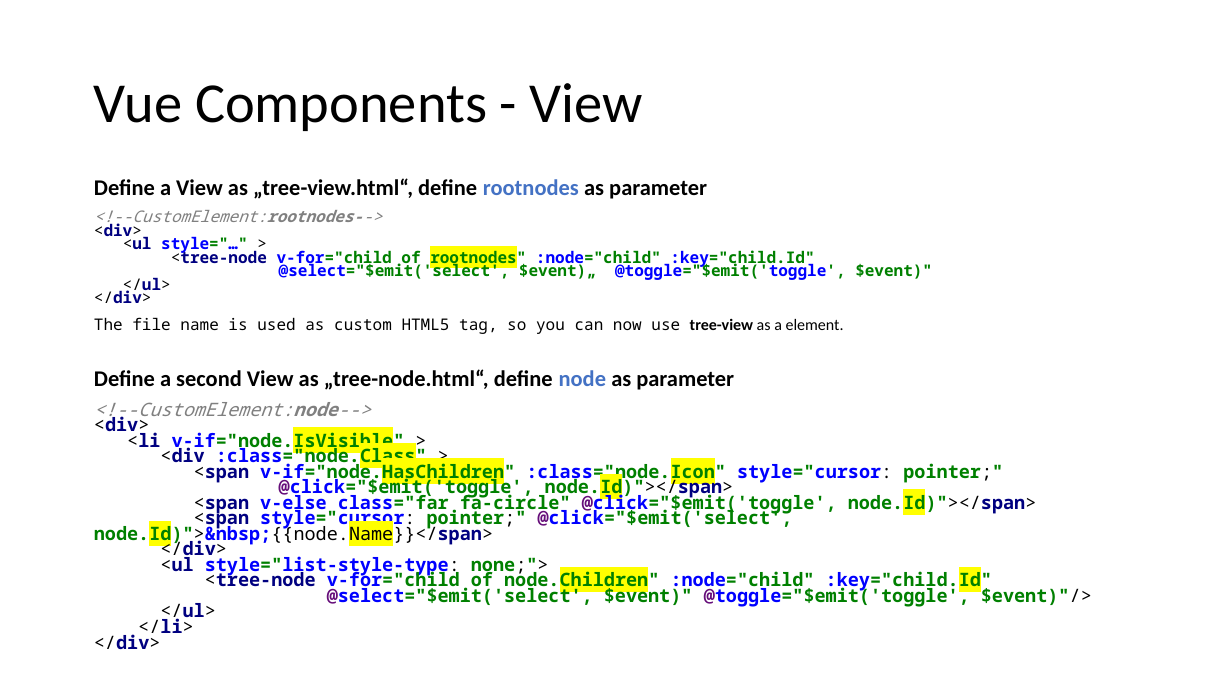
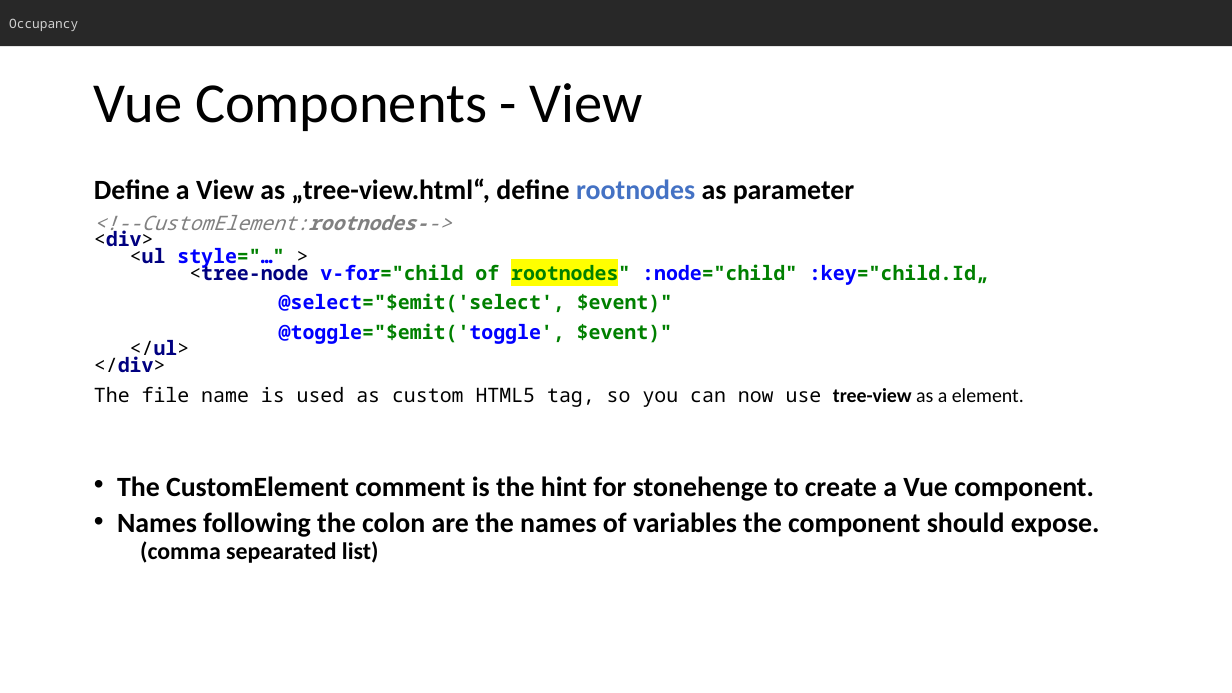
Before and after one commit to FrankPfattheicher/stonehenge.Chromely, a slide deck: slide 22 of stonehengeChromely.pptx. Drawn at 1232x693 pixels with LibreOffice and Linux fonts; fonts in the diff are those of the drawing. Boxes give left, top, right and bottom in pixels: in the first picture for what was removed or moved away, otherwise in the second. Text is boxed around its words. In the diff, an @@ line names an element or a change of style, - is before the commit and + after.

Commit message:
ppt

```diff
--- a/stonehengeChromely.pptx
+++ b/stonehengeChromely.pptx
@@ rectangle added at (0,0,1232,46), fill #282828, 10 pt, text #D0D0D0 @@
+Occupancy
@@ text at (94,178,1024,407): size 17.5 to 21.7 pt in "Define a View as „tree-view.html“, define rootnodes ..."; size 12.5 to 15.5 pt in "The file name is used as custom ..." @@
@@ text at (94,215,988,373): text changed; size 12.5 to 15.5 pt @@
-<!--CustomElement:rootnodes-->
-<div>
-<ul style="…" >
-<tree-node v-for="child of rootnodes" :node="child" :key="child.Id"
-@select="$emit('select', $event)„ @toggle="$emit('toggle', $event)"
-</ul>
-</div>
+<!--CustomElement:rootnodes-->
+<div>
+<ul style="…" >
+<tree-node v-for="child of rootnodes" :node="child" :key="child.Id„
+@select="$emit('select', $event)"
+@toggle="$emit('toggle', $event)"
+</ul>
+</div>
@@ text at (117,476,1100,563): text changed; size 14.4 to 21.7 pt; font Noto Sans Mono to Calibri; text colour #008000 to #000000 @@
-Define a second View as „tree-node.html“, define node as parameter
-<!--CustomElement:node-->
-<div>
-<li v-if="node.IsVisible" >
-<div :class="node.Class" >
-<span v-if="node.HasChildren" :class="node.Icon" style="cursor: pointer;"
-@click="$emit('toggle', node.Id)"></span>
-<span v-else class="far fa-circle" @click="$emit('toggle', node.Id)"></span>
-<span style="cursor: pointer;" @click="$emit('select', node.Id)">&nbsp;{{node.Name}}</span>
-</div>
-<ul style="list-style-type: none;">
-<tree-node v-for="child of node.Children" :node="child" :key="child.Id"
-@select="$emit('select', $event)" @toggle="$emit('toggle', $event)"/>
-</ul>
-</li>
-</div>
+• The CustomElement comment is the hint for stonehenge to create a Vue component.
+• Names following the colon are the names of variables the component should expose.
+  (comma sepearated list)
```
Also in this commit, not shown: 1 slide added.
